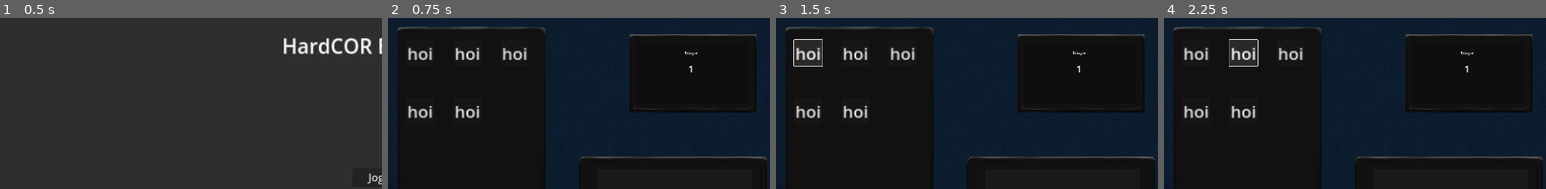
Above: before the commit, frames 1-4 (left to right).
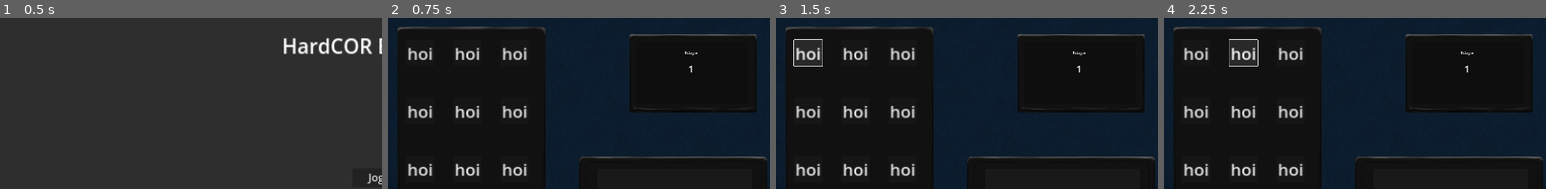
Above: after the commit, the same moments.

Repository: Guardenean/COR-Gamejam
Game: Godot game, scene res://Cenas/Inicio.tscn
Same seed, same stepped clock (60 frames per second), same inputs: the game is played once before the commit and once after it.
Inputs:
- Up to frame 1 (0.5 s): no input
- Up to frame 2 (0.75 s): click "Jogar" at 0.5 s
- Up to frame 3 (1.5 s): click "hoi" at 1.25 s
- Up to frame 4 (2.25 s): click "hoi" at 2 s
The pictures show only the part of the screen within x 0-50%, y 0-50%; the shares and areas given below are measured in that part.

Frame 1 is identical in both runs. In frame 2, 1.2% of the frame differs, in the area x 5-37%, y 51-93%; in frame 3, 1.2%; in frame 4, 1.2%.

Commit message:
chuvinha
banho de chuva
banho de chuva ai ai
aiaaaai
aaaiaiaiaaiaiaiaiai

Diff:
--- a/Cenas/IndicadorChuva.tscn
+++ b/Cenas/IndicadorChuva.tscn
@@ -1,4 +1,6 @@
-[gd_scene format=3 uid="uid://d1p1y5klpaarj"]
+[gd_scene load_steps=2 format=3 uid="uid://d1p1y5klpaarj"]
+
+[ext_resource type="Script" path="res://Scripts/indicador_chuva.gd" id="1_iwuhe"]
 
 [node name="IndicadorChuva" type="Control"]
 layout_mode = 3
@@ -6,6 +8,7 @@
 anchor_bottom = 0.248
 offset_right = 0.895874
 offset_bottom = 0.159973
+script = ExtResource("1_iwuhe")
 
 [node name="ProgressBar" type="ProgressBar" parent="."]
 layout_mode = 1
--- a/Cenas/Principal.tscn
+++ b/Cenas/Principal.tscn
@@ -57,27 +57,47 @@
 theme_override_constants/v_separation = 100
 columns = 3
 
-[node name="orgao" type="Button" parent="celular/telaCelular"]
-layout_mode = 2
-theme_override_font_sizes/font_size = 53
-text = "hoi"
-
-[node name="orgao2" type="Button" parent="celular/telaCelular"]
-layout_mode = 2
-theme_override_font_sizes/font_size = 53
-text = "hoi"
-
-[node name="orgao3" type="Button" parent="celular/telaCelular"]
-layout_mode = 2
-theme_override_font_sizes/font_size = 53
-text = "hoi"
-
-[node name="orgao4" type="Button" parent="celular/telaCelular"]
-layout_mode = 2
-theme_override_font_sizes/font_size = 53
-text = "hoi"
-
-[node name="orgao5" type="Button" parent="celular/telaCelular"]
+[node name="defesaCivil" type="Button" parent="celular/telaCelular"]
+layout_mode = 2
+theme_override_font_sizes/font_size = 53
+text = "hoi"
+
+[node name="policiaMilitar" type="Button" parent="celular/telaCelular"]
+layout_mode = 2
+theme_override_font_sizes/font_size = 53
+text = "hoi"
+
+[node name="ambulancia" type="Button" parent="celular/telaCelular"]
+layout_mode = 2
+theme_override_font_sizes/font_size = 53
+text = "hoi"
+
+[node name="rioAguas" type="Button" parent="celular/telaCelular"]
+layout_mode = 2
+theme_override_font_sizes/font_size = 53
+text = "hoi"
+
+[node name="light" type="Button" parent="celular/telaCelular"]
+layout_mode = 2
+theme_override_font_sizes/font_size = 53
+text = "hoi"
+
+[node name="orgao6" type="Button" parent="celular/telaCelular"]
+layout_mode = 2
+theme_override_font_sizes/font_size = 53
+text = "hoi"
+
+[node name="orgao7" type="Button" parent="celular/telaCelular"]
+layout_mode = 2
+theme_override_font_sizes/font_size = 53
+text = "hoi"
+
+[node name="orgao8" type="Button" parent="celular/telaCelular"]
+layout_mode = 2
+theme_override_font_sizes/font_size = 53
+text = "hoi"
+
+[node name="orgao9" type="Button" parent="celular/telaCelular"]
 layout_mode = 2
 theme_override_font_sizes/font_size = 53
 text = "hoi"
--- /dev/null
+++ b/Cenas/node_2d.tscn
@@ -0,0 +1,3 @@
+[gd_scene format=3 uid="uid://ctdr05vde8hte"]
+
+[node name="Node2D" type="Node2D"]
--- /dev/null
+++ b/Scripts/indicador_chuva.gd
@@ -0,0 +1,40 @@
+extends Node
+#chatgptinutil
+@export var min_value: float = 0.0
+@export var max_value: float = 100.0
+@export var update_interval: float = 1.0
+
+var time_elapsed: float = 0.0
+var progress_bar: ProgressBar
+
+func _ready():
+	progress_bar = $ProgressBar
+	progress_bar.min_value = min_value
+	progress_bar.max_value = max_value
+
+func _process(delta: float):
+	time_elapsed += delta
+	if time_elapsed >= update_interval:
+		# Gera e atualiza o valor da barra
+		progress_bar.value = _equilibrador()
+		_mede_chuva(progress_bar.value)
+		time_elapsed = 0.0
+
+func _equilibrador() -> float:
+	var random = randi() % 100  # Gera um número entre 0 e 99
+	if random < 70:  # 70% de chance de estar até 50%
+		return randf_range(min_value, max_value / 2)
+	else:  # 30% de chance de estar entre 50% e 100%
+		return randf_range(max_value / 2, max_value)
+
+func _mede_chuva(value: float):
+	if value >= 90:
+		print("O MUNDO VAI CAAAAIIR! Estimativa: 150mm")
+	elif value >= 70:
+		print("chuvinha foite! Estimativa: 100mm")
+	elif value >= 50:
+		print("Chuva mediana! Estimativa: 50mm")
+	elif value >= 30:
+		print("Chuva goitosa! Estimativa: 20mm")
+	else:
+		print("sem chuva ;-;. Estimativa: 0mm")
